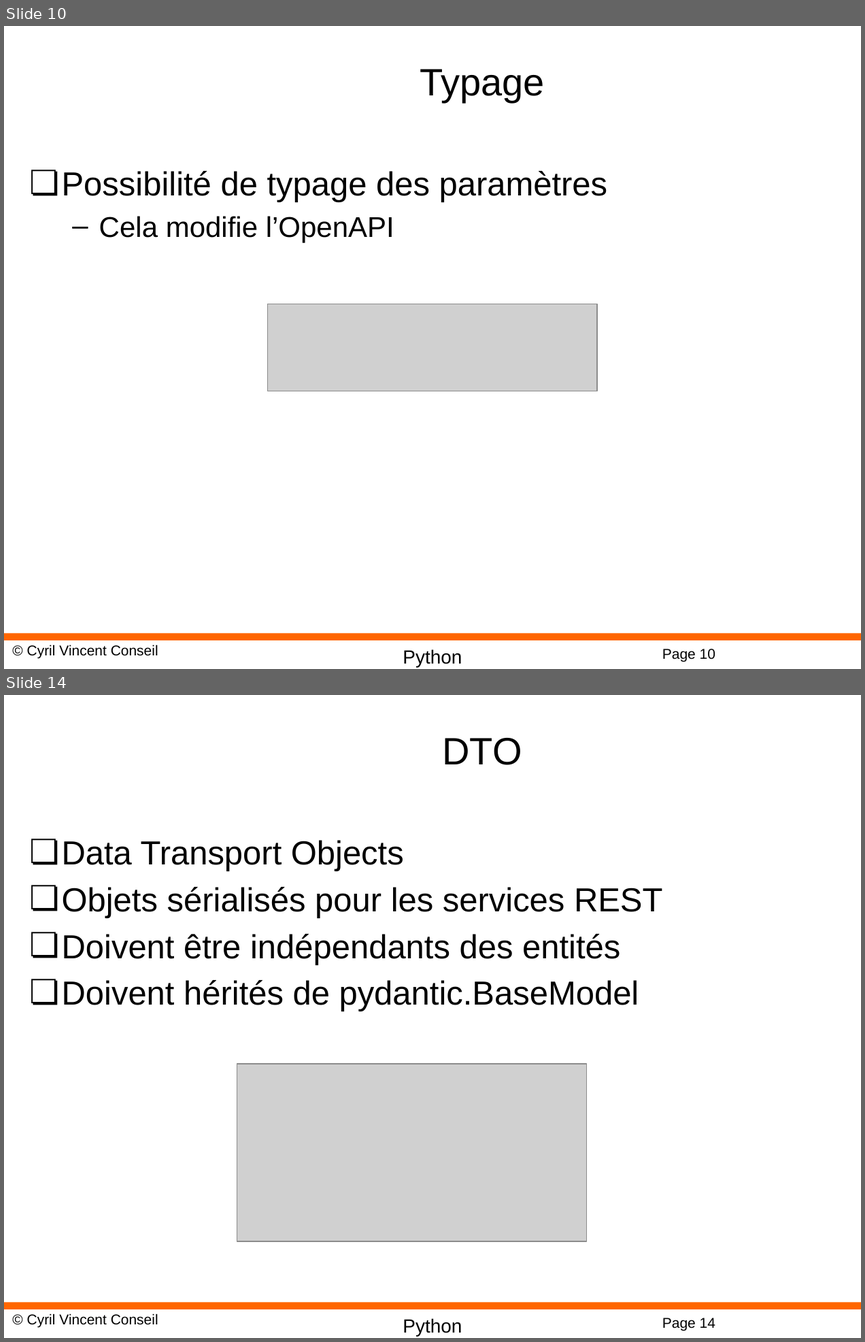
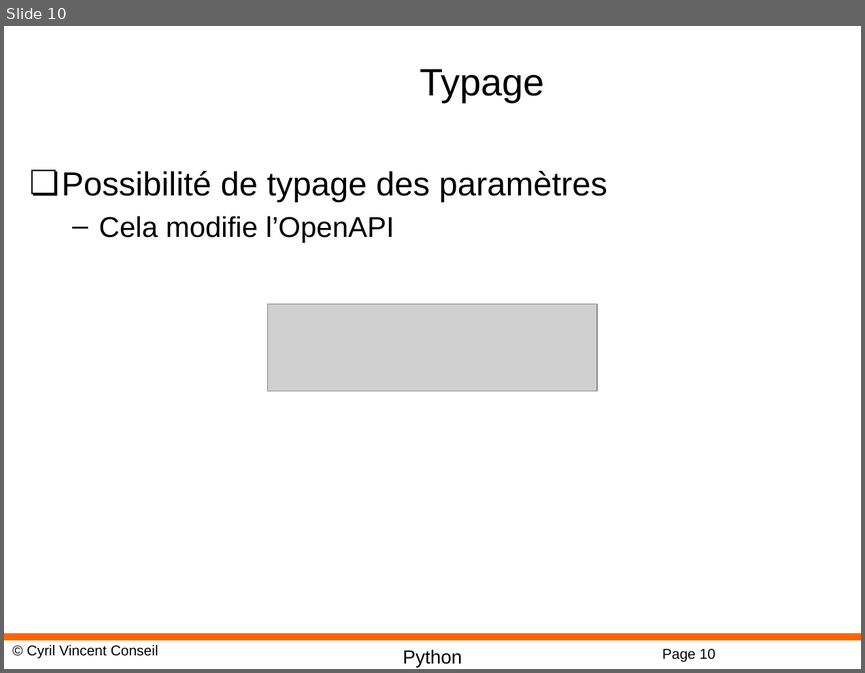
Before and after one commit to cyrilvincent/mlops, a slide deck: ppt/MLOps08-FastAPI.pptx. Shown one above the other, each under a label of ours: slides 10 and 14 before the commit, slide 10 after it; the slides between them are not shown. The pictures are 865x1342 and 865x673 pixels, drawn with LibreOffice and Linux fonts; fonts in the diff are those of the drawing; grey boxes stand for pictures; background and template pictures are left out. Boxes give left, top, right and bottom in pixels: in the first picture for what was removed or moved away, otherwise in the second. Text is boxed around its words. In the diff, an @@ line names an element or a change of style, - is before the commit and + after.

```diff
--- a/ppt/MLOps08-FastAPI.pptx
+++ b/ppt/MLOps08-FastAPI.pptx
@@ slide 14 removed at [4, 695, 861, 1338], background #FFFFFF; not listed: 4 template elements that a slide beside it also shows @@
@@ title removed at [442, 738, 521, 765] @@
-DTO
@@ text removed at [62, 840, 663, 1012] @@
-❏ Data Transport Objects
-❏ Objets sérialisés pour les services REST
-❏ Doivent être indépendants des entités
-❏ Doivent hérités de pydantic.BaseModel
@@ picture removed at [237, 1064, 587, 1241] @@
```
Also in this commit, not shown: 11 other slides removed, 4 other files.
